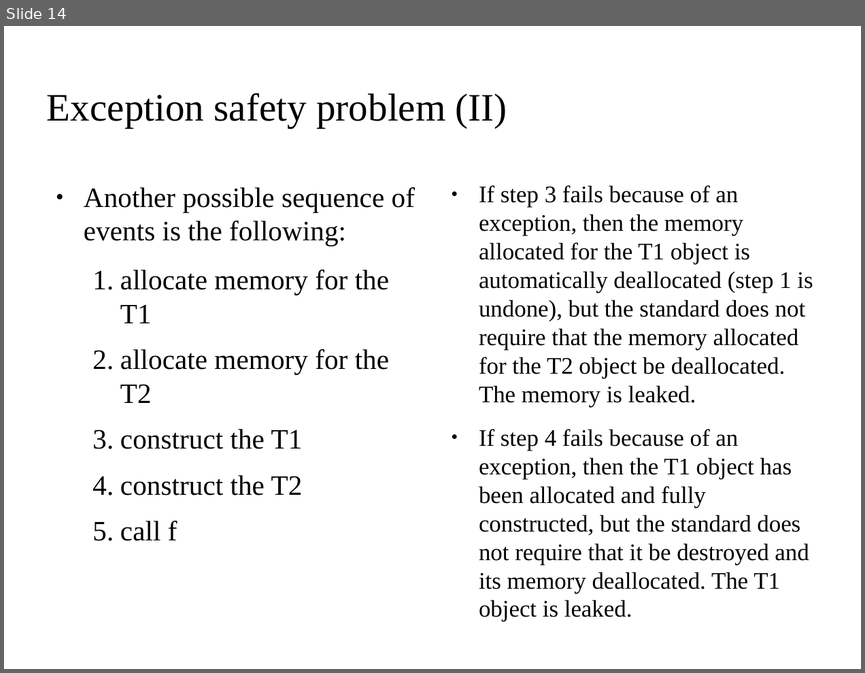
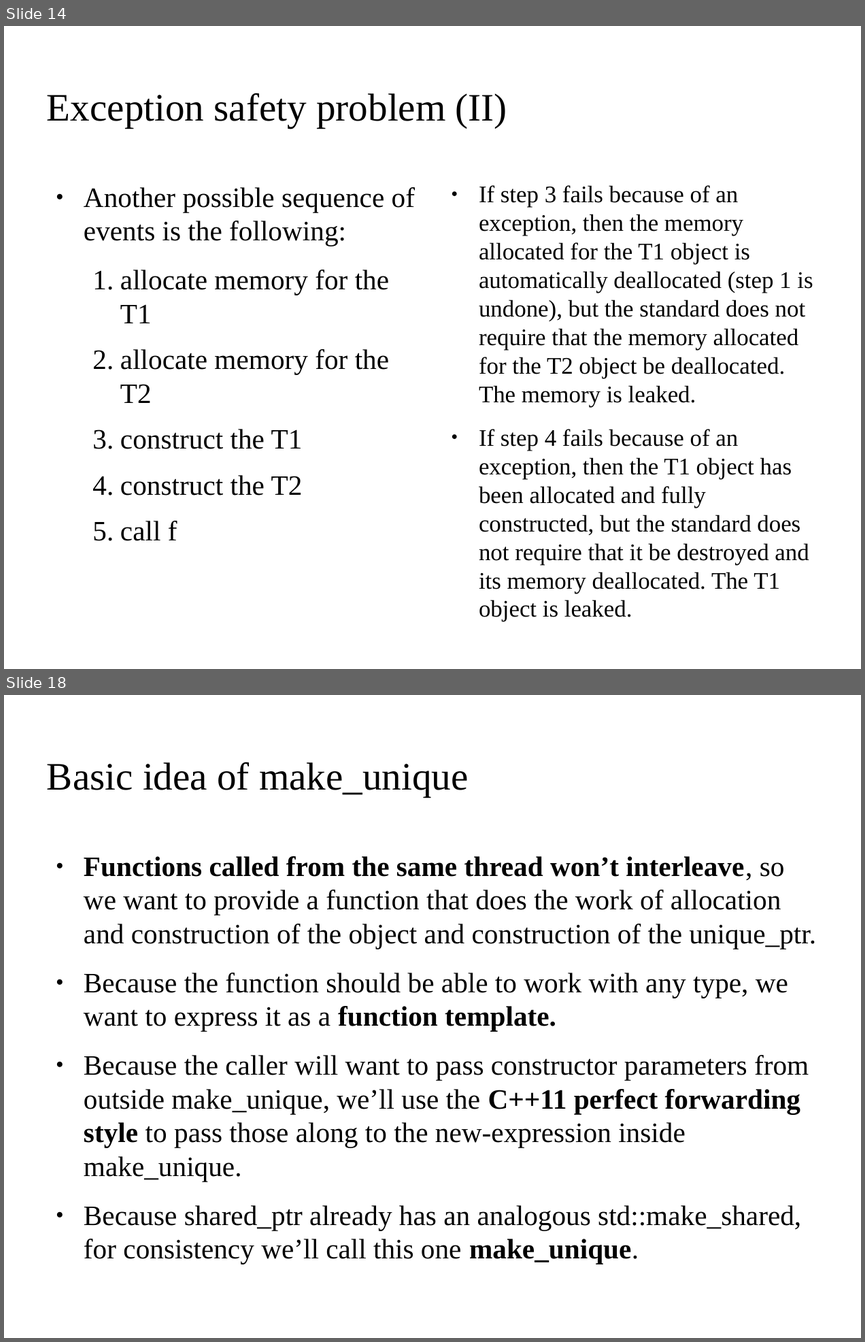
Before and after one commit to kks32/cpp-software-development, a slide deck: Ex10_Exception_Handling_II/Ex10_Exception_Handling_II.odp. Shown one above the other, each under a label of ours: slide 14 before the commit, slides 14 and 18 after it; the slides between them are not shown. The pictures are 865x673 and 865x1342 pixels, drawn with LibreOffice and Linux fonts; fonts in the diff are those of the drawing; background and template pictures are left out. Boxes give left, top, right and bottom in pixels: in the first picture for what was removed or moved away, otherwise in the second. Text is boxed around its words. In the diff, an @@ line names an element or a change of style, - is before the commit and + after.

Commit message:
make_unique

```diff
--- a/Ex10_Exception_Handling_II/Ex10_Exception_Handling_II.odp
+++ b/Ex10_Exception_Handling_II/Ex10_Exception_Handling_II.odp
@@ slide 18 added at (x1=4, y1=695, x2=861, y2=1338), background picture (left out) @@
@@ title added at (x1=47, y1=762, x2=468, y2=797), 36 pt, text #000000 @@
+Basic idea of make_unique
@@ text added at (x1=84, y1=856, x2=816, y2=1231), 26 pt, text #000000 @@
+● Functions called from the same thread won’t interleave, so we want to provide a function that does the work of allocation and construction of the object and construction of the unique_ptr.
+● Because the function should be able to work with any type, we want to express it as a function template.
+● Because the caller will want to pass constructor parameters from outside make_unique, we’ll use the C++11 perfect forwarding style to pass those along to the new-expression inside make_unique.
+● Because shared_ptr already has an analogous std::make_shared, for consistency we’ll call this one make_unique.
```
Also in this commit, not shown: 3 other slides added, 1 other file.
